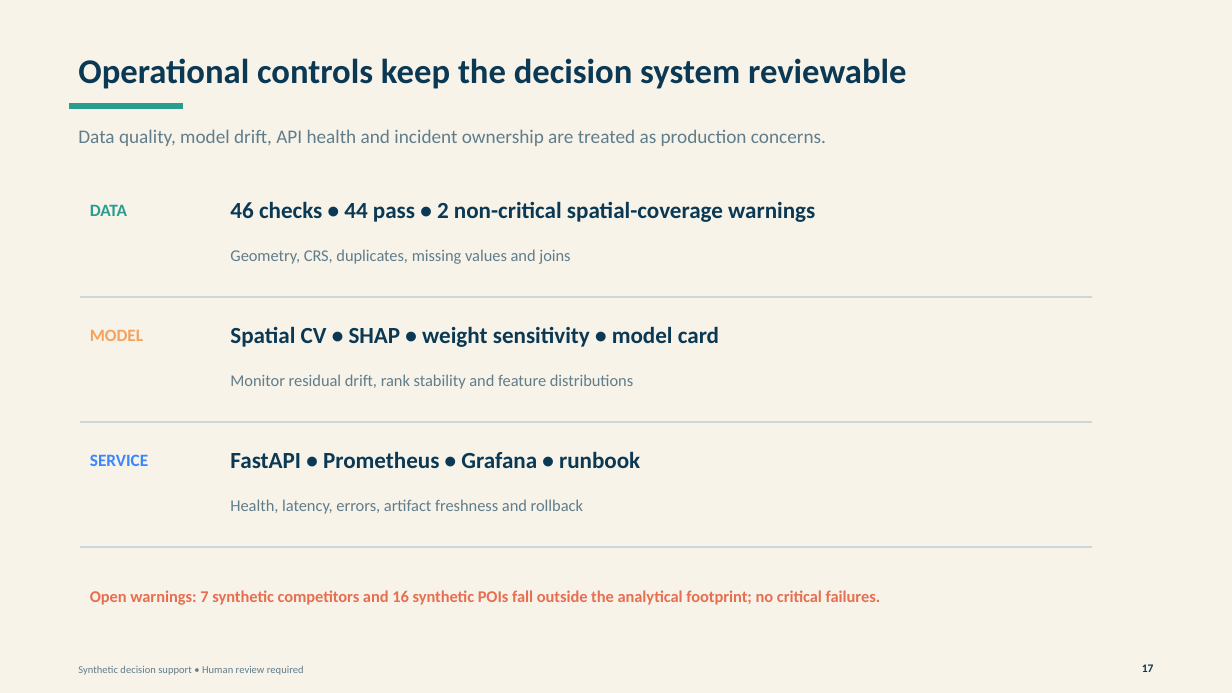
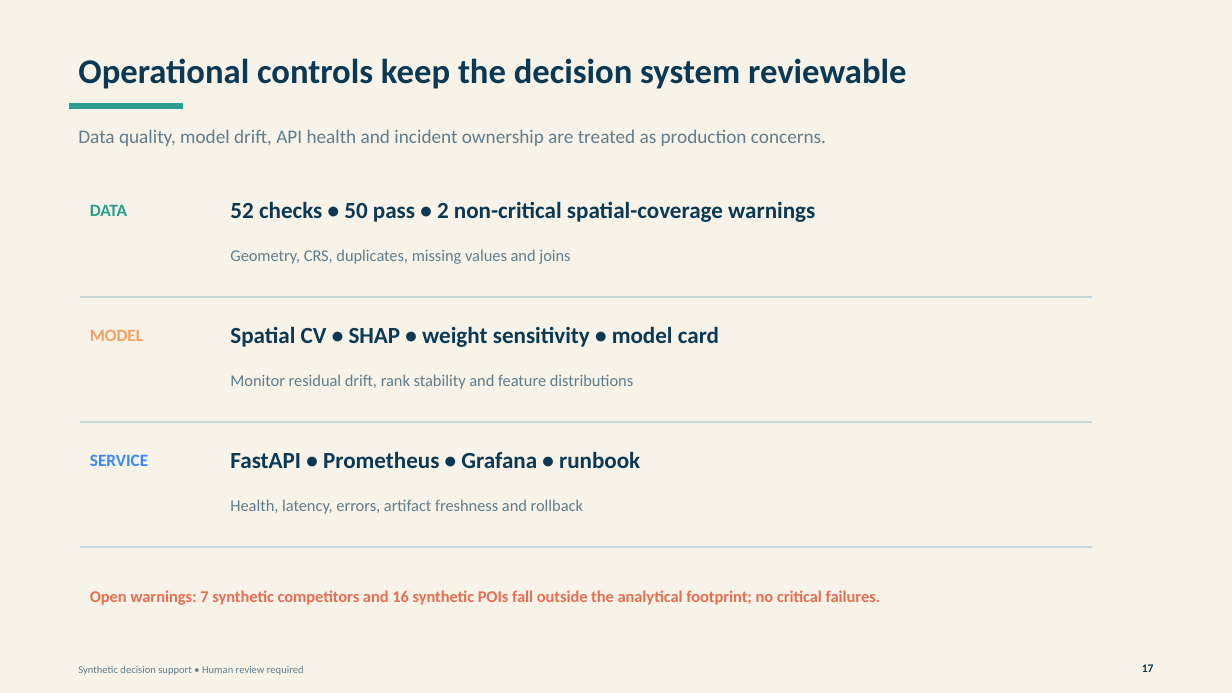
Before and after one commit to muratmiracg-dev/geospatial-site-selection-market-expansion-intelligence, a slide deck: slide 17 of presentation/Istanbul_Geospatial_Market_Expansion_Executive_Deck.pptx. Drawn at 1232x693 pixels with LibreOffice and Linux fonts; fonts in the diff are those of the drawing. Boxes give left, top, right and bottom in pixels: in the first picture for what was removed or moved away, otherwise in the second. Text is boxed around its words. In the diff, an @@ line names an element or a change of style, - is before the commit and + after.

```diff
--- a/presentation/Istanbul_Geospatial_Market_Expansion_Executive_Deck.pptx
+++ b/presentation/Istanbul_Geospatial_Market_Expansion_Executive_Deck.pptx
@@ text at bbox=[230, 201, 815, 222]: text changed @@
-46 checks • 44 pass • 2 non-critical spatial-coverage warnings
+52 checks • 50 pass • 2 non-critical spatial-coverage warnings
```
Also in this commit, not shown: 7 other files.
